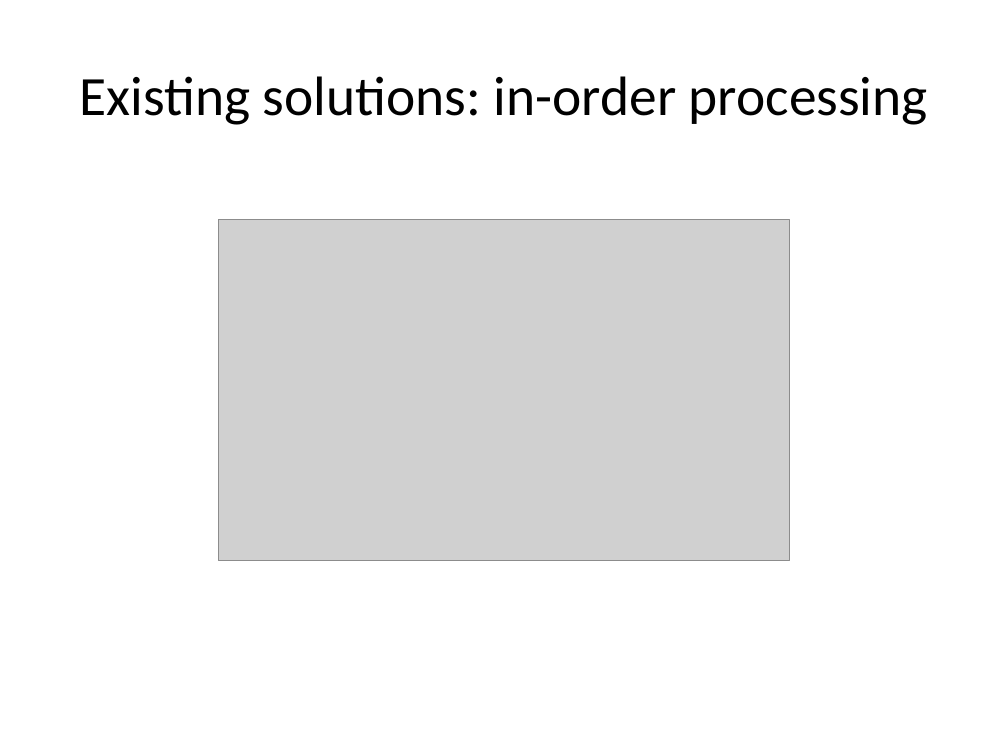
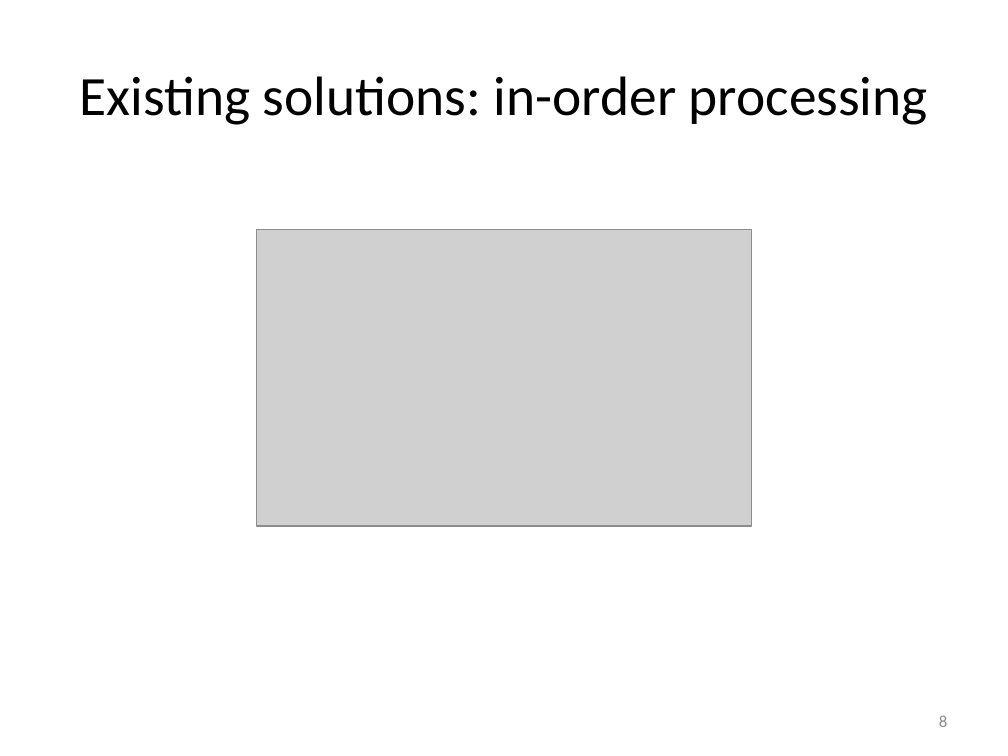
Before and after one commit to flame-stream/Papers, a slide deck: slide 8 of 2018/invalidation/slides.pptx (slide 7 before the commit). Drawn at 1008x756 pixels with LibreOffice and Linux fonts; fonts in the diff are those of the drawing; grey boxes stand for pictures. Boxes give left, top, right and bottom in pixels: in the first picture for what was removed or moved away, otherwise in the second. Text is boxed around its words. In the diff, an @@ line names an element or a change of style, - is before the commit and + after.

```diff
--- a/2018/invalidation/slides.pptx
+++ b/2018/invalidation/slides.pptx
@@ picture: place and size @@
-picture at <box>219,220,790,561</box>
+picture at <box>256,230,752,526</box>
@@ page number added at <box>939,715,947,727</box>, 12 pt, text #8C8C8C @@
+8
```
Also in this commit, not shown: 18 other slides changed, 1 slide added.
